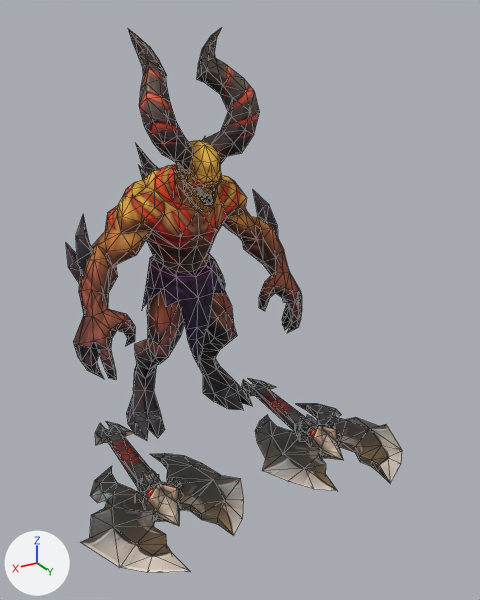
Renders of the glTF model public/assets/glb/dem103.glb from each side of a commit.
Both versions are drawn from a 50 mm camera at (2.07, 4.21, 3.03) aimed at (-0.06, 0.66, 1.25). The lights are fixed; the arrows at lower left show +X, +Y and +Z. The older version comes first. Mesh edges are drawn as thin lines. Vertices at exactly the same position are counted once.

Objects in the first picture: 'MESH_Body.001', 'MESH_Weapon_L.001', 'MESH_Weapon_R.001'.
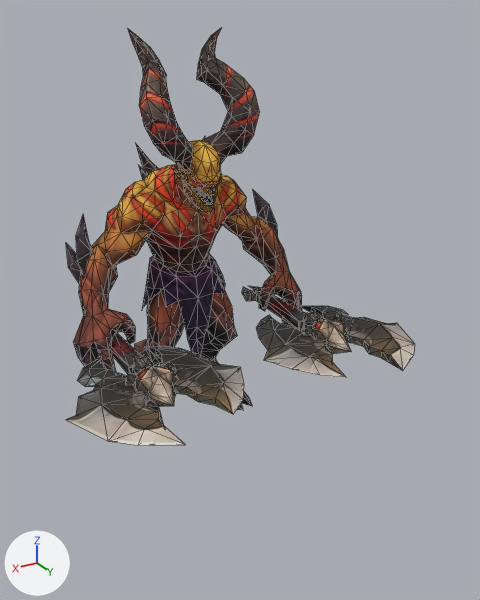
Boxes [x1, y1, x2, y2] around the edits, measured in the pictures (480 x 600 px; the box of a moved part takes in the faces that stretch with it):
'MESH_Weapon_R.001', reshaped: before [81, 421, 244, 573]; after [66, 331, 244, 445]
'MESH_Weapon_L.001', reshaped (7% wider, 19% shorter): before [242, 378, 402, 491]; after [242, 286, 414, 377]
part 1 of me_mesh_weapon_r, moved or reshaped: before [95, 421, 184, 526]; after [111, 331, 179, 407]
part 2 of me_mesh_weapon_r, moved or reshaped: before [81, 466, 190, 573]; after [66, 357, 186, 445]
part 3 of me_mesh_weapon_r, moved or reshaped: before [150, 453, 244, 536]; after [144, 346, 244, 414]
part 4 of me_mesh_weapon_l, moved or reshaped: before [242, 378, 343, 460]; after [242, 286, 352, 354]
part 5 of me_mesh_weapon_l, moved or reshaped: before [297, 404, 402, 483]; after [300, 306, 414, 371]
part 6 of me_mesh_weapon_l, moved or reshaped: before [255, 415, 337, 491]; after [256, 315, 345, 377]

The change, as a list of edits to the scene's bpy script:
```text
Change me_mesh_weapon_r:
    used by ob_mesh_weapon_r_001; location = (0.0, 0.0, 0.0)
    remove me_mesh_weapon_r.from_pydata(...)  # 189 vertices, 334 faces; spans x 0.09..1.27, y -0.27..1.5, z -0.13..0.13
    add me_mesh_weapon_r.from_pydata(...)  # 189 vertices, 334 faces; spans x 0.09..1.27, y -0.27..1.5, z 0.78..1.03
    me_mesh_weapon_r part 1: the loose piece of 106 vertices spanning x 0.5..0.85, y -0.27..1.12, z -0.13..0.13 is moved by (0.0, 0.0, 0.9)
    me_mesh_weapon_r part 2: the loose piece of 48 vertices spanning x 0.69..1.27, y 0.31..1.5, z -0.05..0.05 is moved by (0.0, 0.0, 0.9)
    me_mesh_weapon_r part 3: the loose piece of 35 vertices spanning x 0.09..0.66, y 0.32..1.38, z -0.05..0.05 is moved by (0.0, 0.0, 0.9)
Change me_mesh_weapon_l:
    used by ob_mesh_weapon_l_001; location = (0.0, 0.0, 0.0)
    remove me_mesh_weapon_l.from_pydata(...)  # 189 vertices, 334 faces; spans x -1.27..-0.09, y -0.27..1.5, z -0.13..0.13
    add me_mesh_weapon_l.from_pydata(...)  # 189 vertices, 334 faces; spans x -1.27..-0.09, y -0.27..1.5, z 0.78..1.03
    me_mesh_weapon_l part 4: the loose piece of 106 vertices spanning x -0.85..-0.5, y -0.27..1.12, z -0.13..0.13 is moved by (0.0, 0.0, 0.9)
    me_mesh_weapon_l part 5: the loose piece of 48 vertices spanning x -1.27..-0.69, y 0.31..1.5, z -0.05..0.05 is moved by (0.0, 0.0, 0.9)
    me_mesh_weapon_l part 6: the loose piece of 35 vertices spanning x -0.66..-0.09, y 0.32..1.38, z -0.05..0.05 is moved by (0.0, 0.0, 0.9)
```
